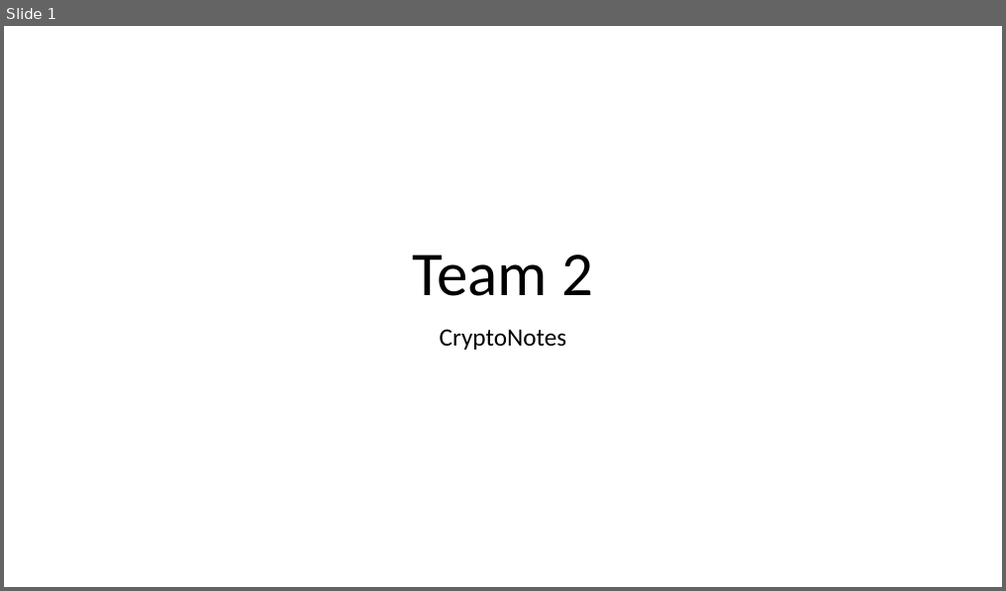
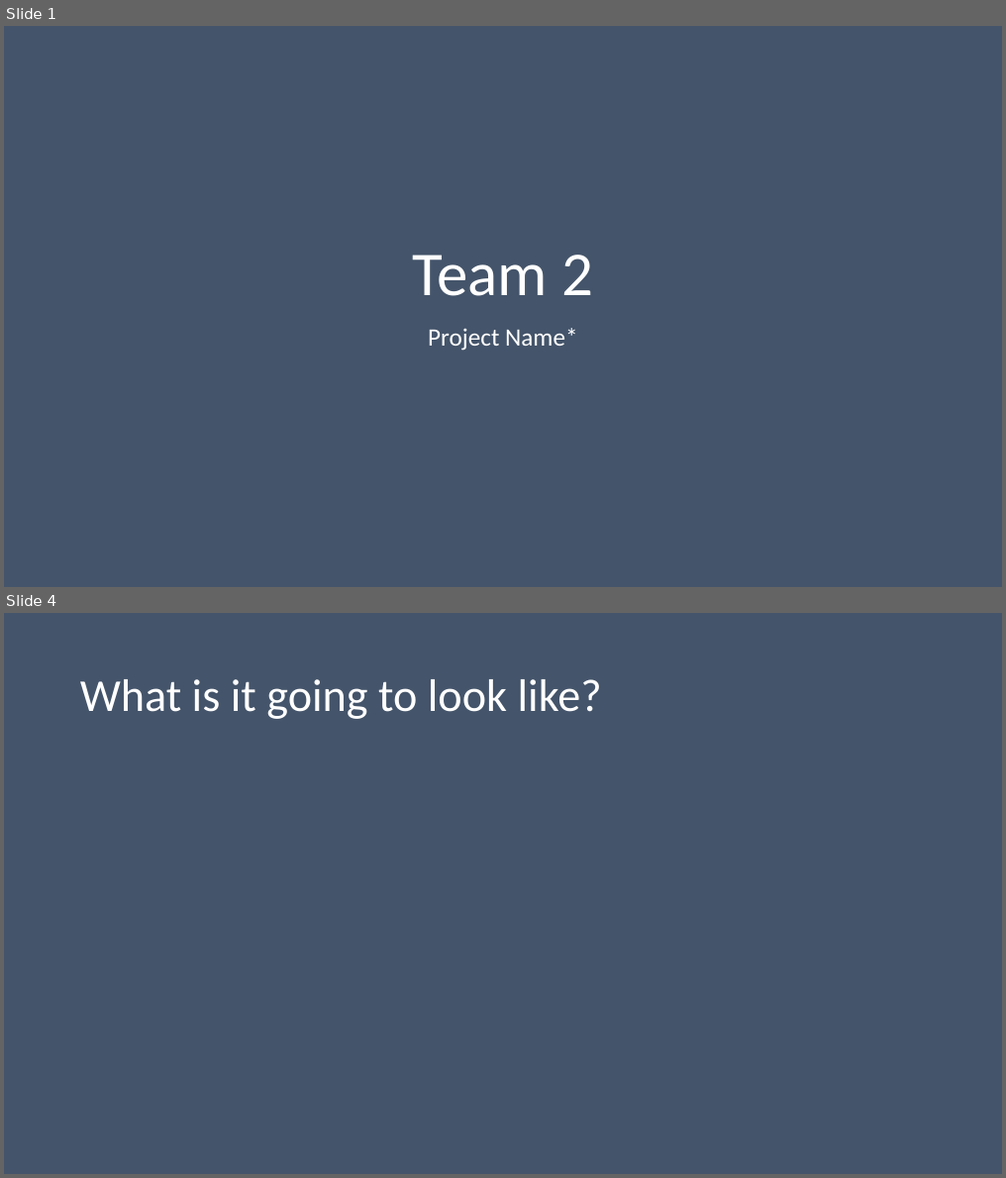
Before and after one commit to Dwaddle26/EncryptNotes, a slide deck: Team_2_Presentation_1.pptx. Shown one above the other, each under a label of ours: slide 1 before the commit, slides 1 and 4 after it; the slides between them are not shown. The pictures are 1006x591 and 1006x1178 pixels, drawn with LibreOffice and Linux fonts; fonts in the diff are those of the drawing. Boxes give left, top, right and bottom in pixels: in the first picture for what was removed or moved away, otherwise in the second. Text is boxed around its words. In the diff, an @@ line names an element or a change of style, - is before the commit and + after.

Commit message:
Updated Progress Presentation
I added some text and titles to the slide. Also, Changed to BG Color.

```diff
--- a/Team_2_Presentation_1.pptx
+++ b/Team_2_Presentation_1.pptx
@@ slide 4 added at (x1=4, y1=613, x2=1002, y2=1174), background #44546A @@
@@ title added at (x1=80, y1=679, x2=602, y2=719), 44 pt, text #FFFFFF @@
+What is it going to look like?
@@ slide 1 changed as well @@
@@ background #FFFFFF to #44546A @@
@@ title "Team 2" at (x1=412, y1=255, x2=593, y2=296): text colour #000000 to #FFFFFF @@
@@ subtitle at (x1=428, y1=328, x2=578, y2=351): text changed; text colour #000000 to #FFFFFF @@
-CryptoNotes
+Project Name*
```
Also in this commit, not shown: 8 other slides added, 9 slides removed.
